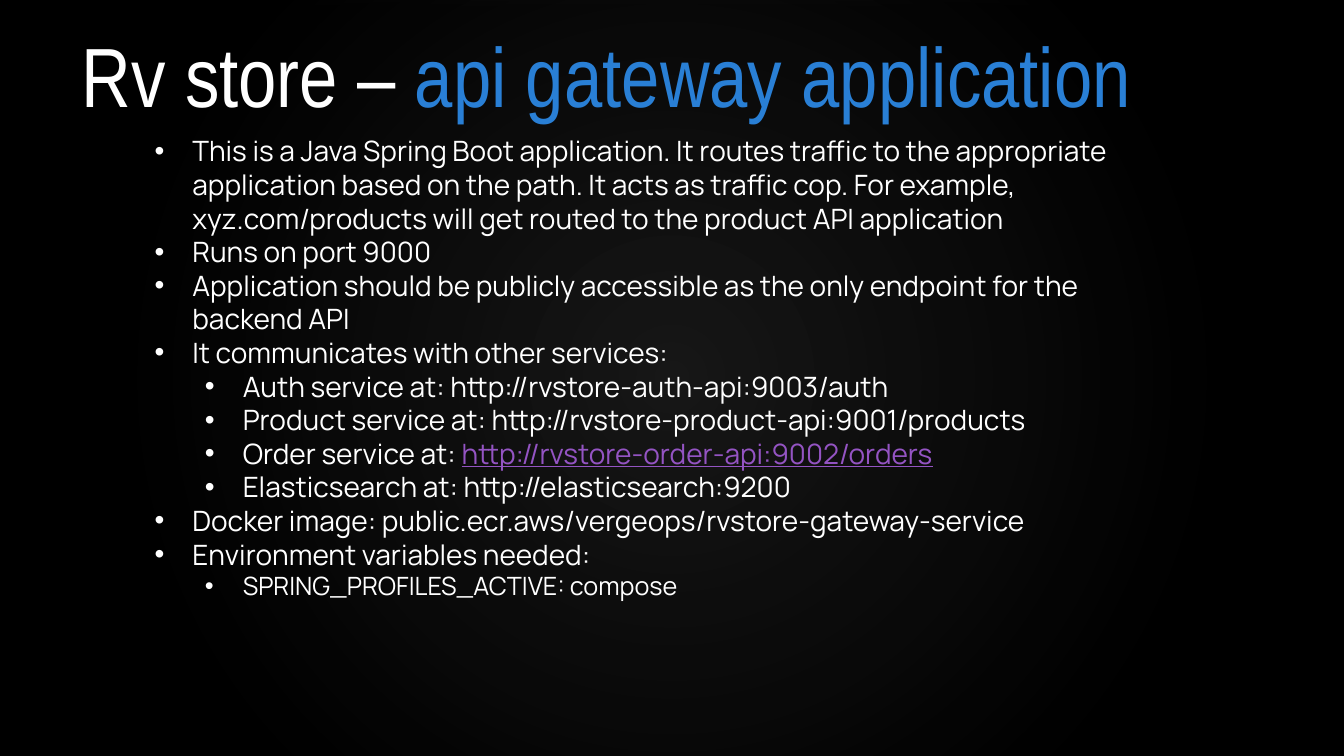
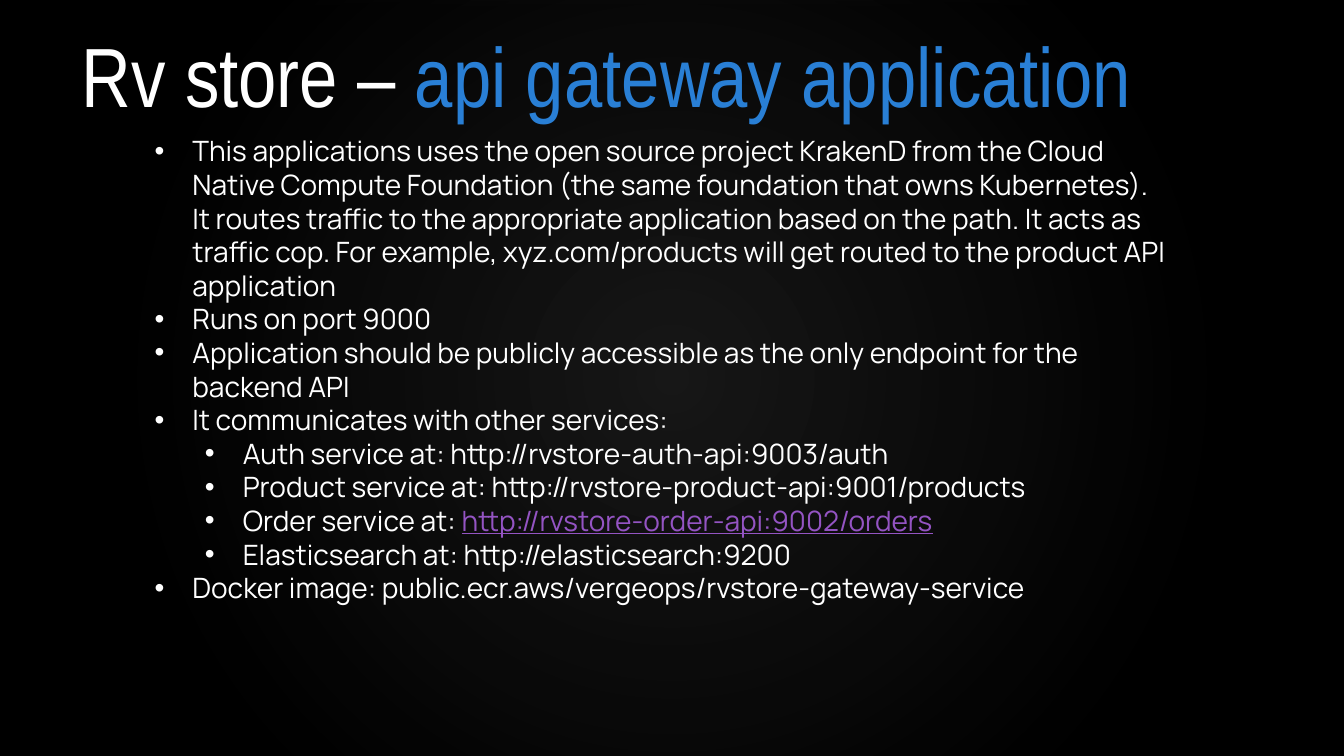
Before and after one commit to VergeOps/k8s-rvstore, a slide deck: slide 14 of rvstore_hackathon/Kubernetes-RV Store Hackathon.pptx. Drawn at 1344x756 pixels with LibreOffice and Linux fonts; fonts in the diff are those of the drawing; background and template pictures are left out. Boxes give left, top, right and bottom in pixels: in the first picture for what was removed or moved away, otherwise in the second. Text is boxed around its words. In the diff, an @@ line names an element or a change of style, - is before the commit and + after.

```diff
--- a/rvstore_hackathon/Kubernetes-RV Store Hackathon.pptx
+++ b/rvstore_hackathon/Kubernetes-RV Store Hackathon.pptx
@@ text at bbox=[192, 140, 1165, 303]: text changed @@
-• This is a Java Spring Boot application. It routes traffic to the appropriate application based on the path. It acts as traffic cop. For example, xyz.com/products will get routed to the product API application
+• This applications uses the open source project KrakenD from the Cloud Native Compute Foundation (the same foundation that owns Kubernetes). It routes traffic to the appropriate application based on the path. It acts as traffic cop. For example, xyz.com/products will get routed to the product API application
@@ text at bbox=[192, 544, 677, 601]: paragraphs removed @@
-• Environment variables needed:
-  • SPRING_PROFILES_ACTIVE: compose
```
Also in this commit, not shown: 3 other slides changed, 1 other file.
